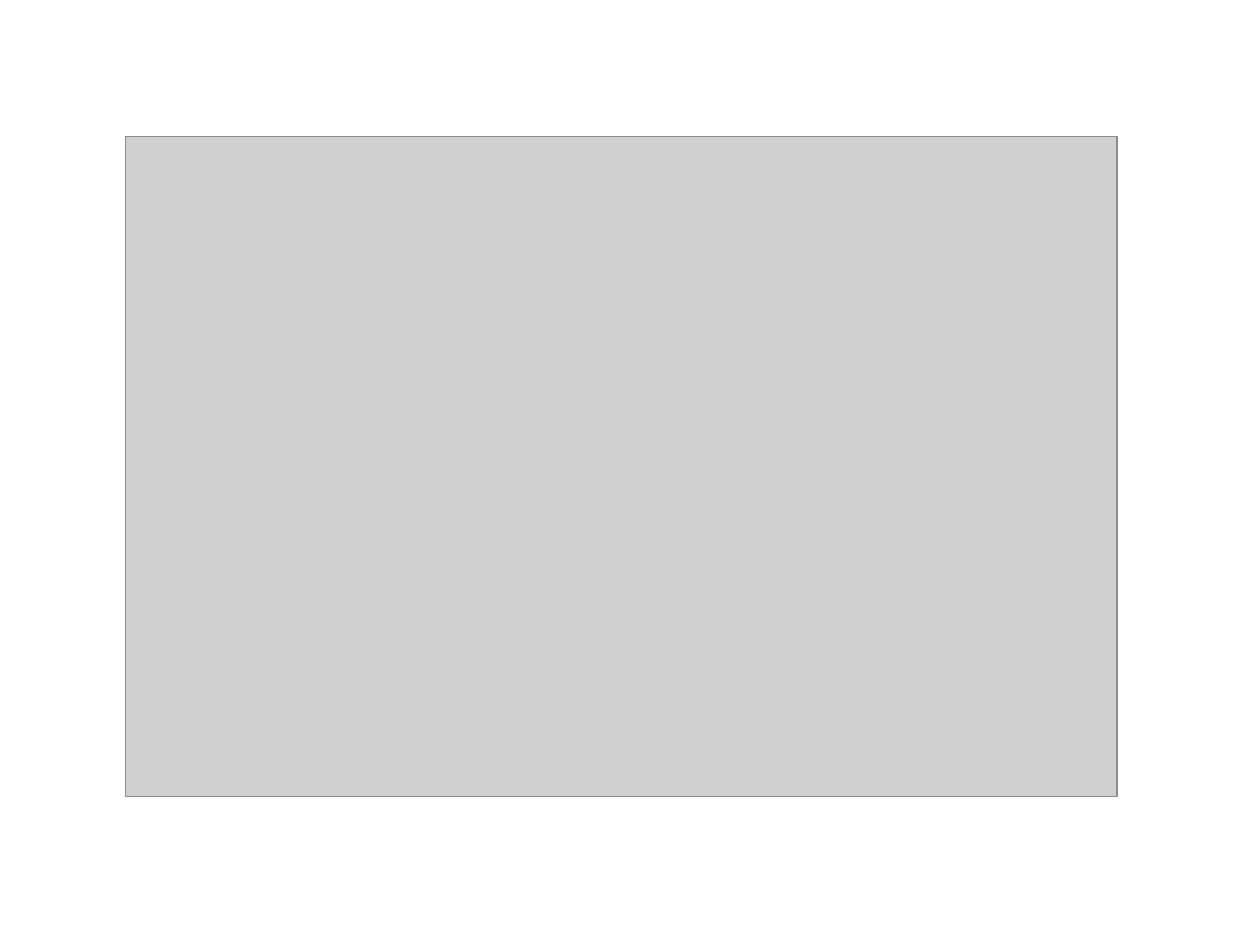
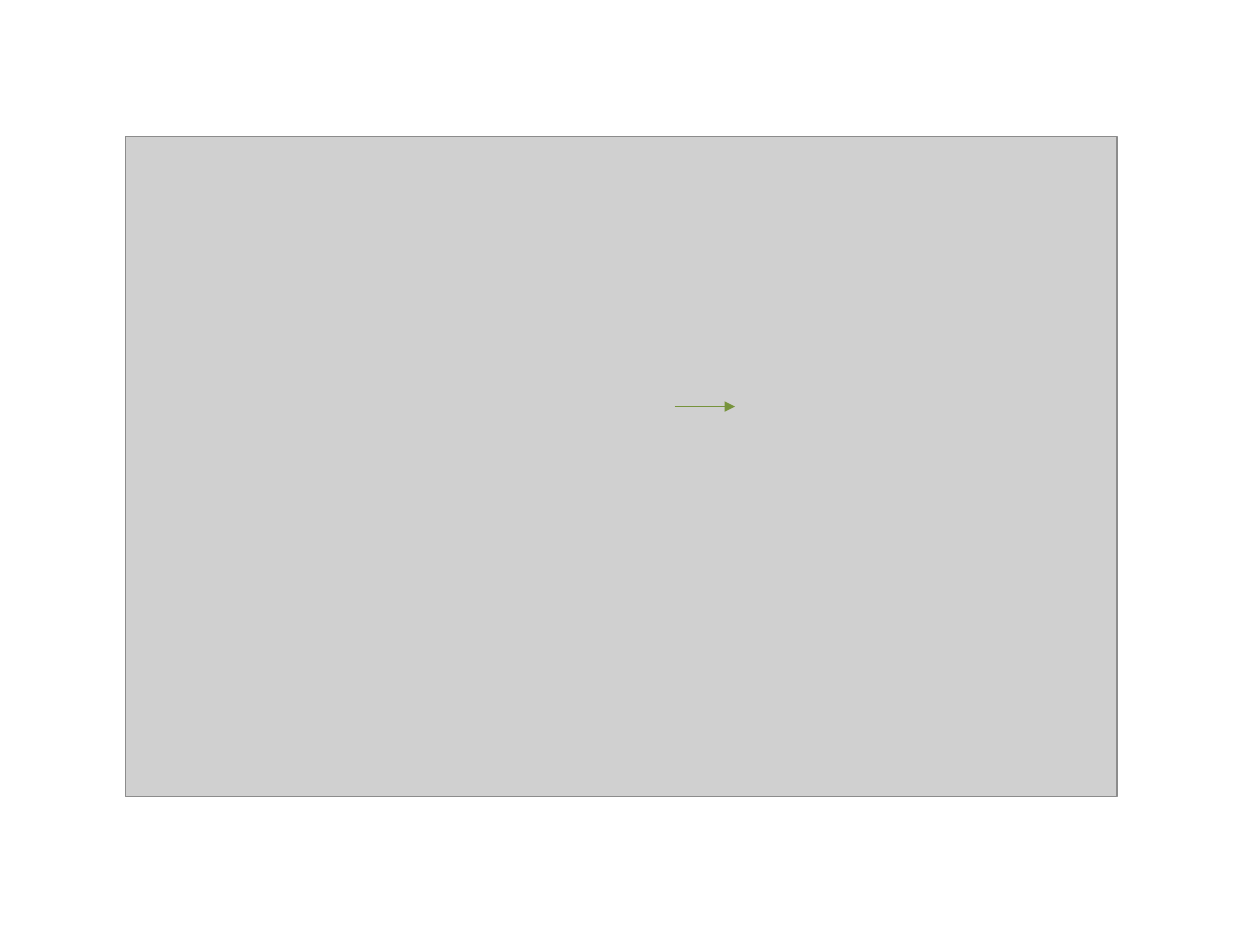
Before and after one commit to rtlines/Introductory-Physics-II, a slide deck: slide 15 of Lecture_Slides/PH 123 Lecture 35.pptx (slide 7 before the commit). Drawn at 1260x945 pixels with LibreOffice and Linux fonts; fonts in the diff are those of the drawing; grey boxes stand for pictures. Boxes give left, top, right and bottom in pixels: in the first picture for what was removed or moved away, otherwise in the second. Text is boxed around its words. In the diff, an @@ line names an element or a change of style, - is before the commit and + after.

```diff
--- a/Lecture_Slides/PH 123 Lecture 35.pptx
+++ b/Lecture_Slides/PH 123 Lecture 35.pptx
@@ arrow added from (674, 407) to (735, 407), #77933C 0.5 pt @@
```
Also in this commit, not shown: 2 other slides changed, 13 slides added, 1 slide removed, 23 other files.
